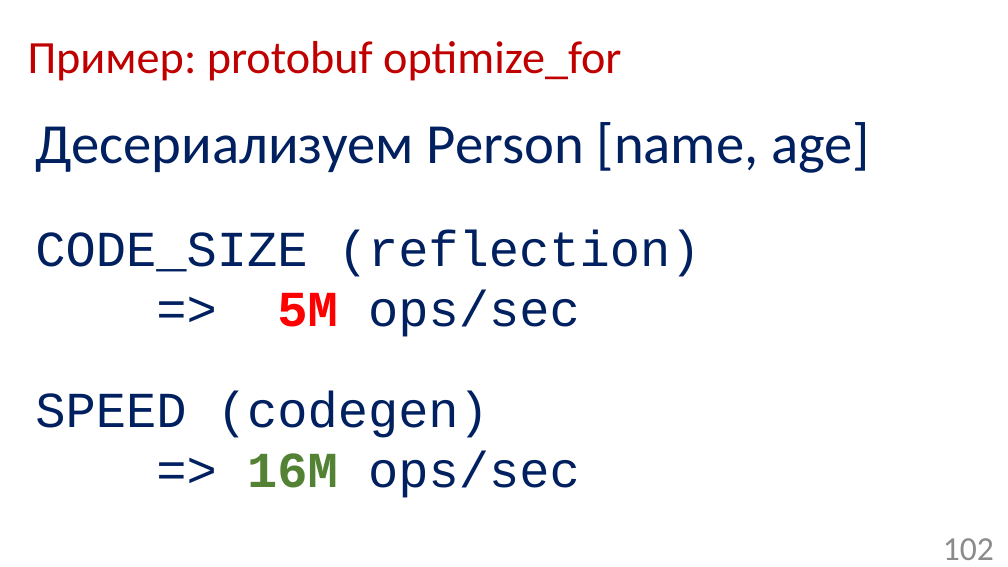
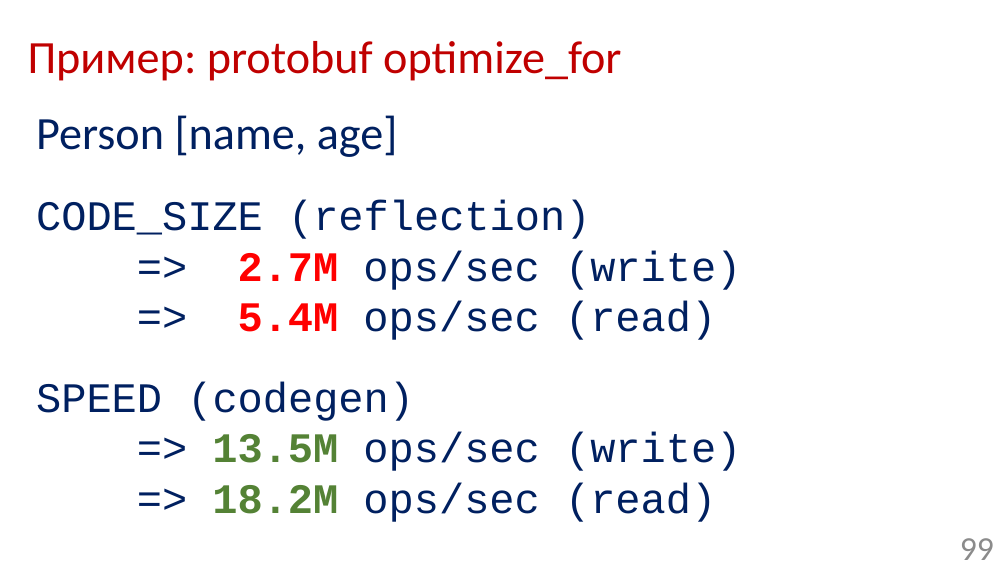
Before and after one commit to Mmuzaf/ozerov_2017_joker, a slide deck: slide 99 of slides/ozerov_joker2017_serialization.pptx (slide 102 before the commit). Drawn at 1008x567 pixels with LibreOffice and Linux fonts; fonts in the diff are those of the drawing; background and template pictures are left out. Boxes give left, top, right and bottom in pixels: in the first picture for what was removed or moved away, otherwise in the second. Text is boxed around its words. In the diff, an @@ line names an element or a change of style, - is before the commit and + after.

```diff
--- a/slides/ozerov_joker2017_serialization.pptx
+++ b/slides/ozerov_joker2017_serialization.pptx
@@ text at [36,115,398,157]: text changed; size 54 to 44 pt @@
-Десериализуем Person [name, age]
+Person [name, age]
@@ text at [36,200,590,421]: size 48 to 40 pt in "CODE_SIZE (reflection)", "SPEED (codegen)" @@
@@ text at [238,250,741,340]: text changed; size 48 to 40 pt @@
-=> 5M ops/sec
+=> 2.7M ops/sec (write)
+=> 5.4M ops/sec (read)
@@ text at [212,432,741,522]: text changed; size 48 to 40 pt @@
-=> 16M ops/sec
+=> 13.5M ops/sec (write)
+=> 18.2M ops/sec (read)
@@ page number at [960,538,994,560]: text changed @@
-102
+99
```
Also in this commit, not shown: 10 other slides changed, 3 slides added, 6 slides removed.
